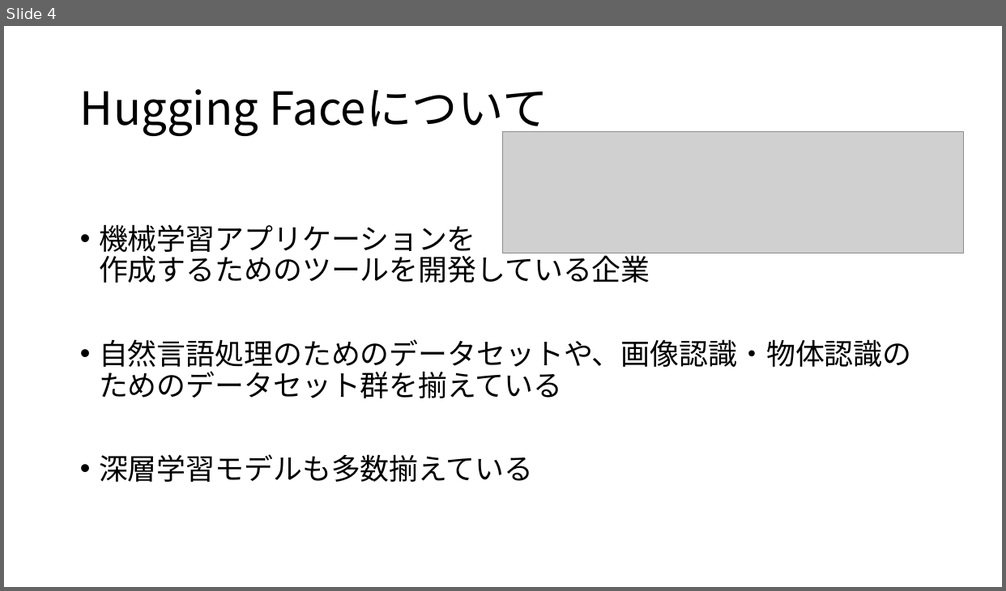
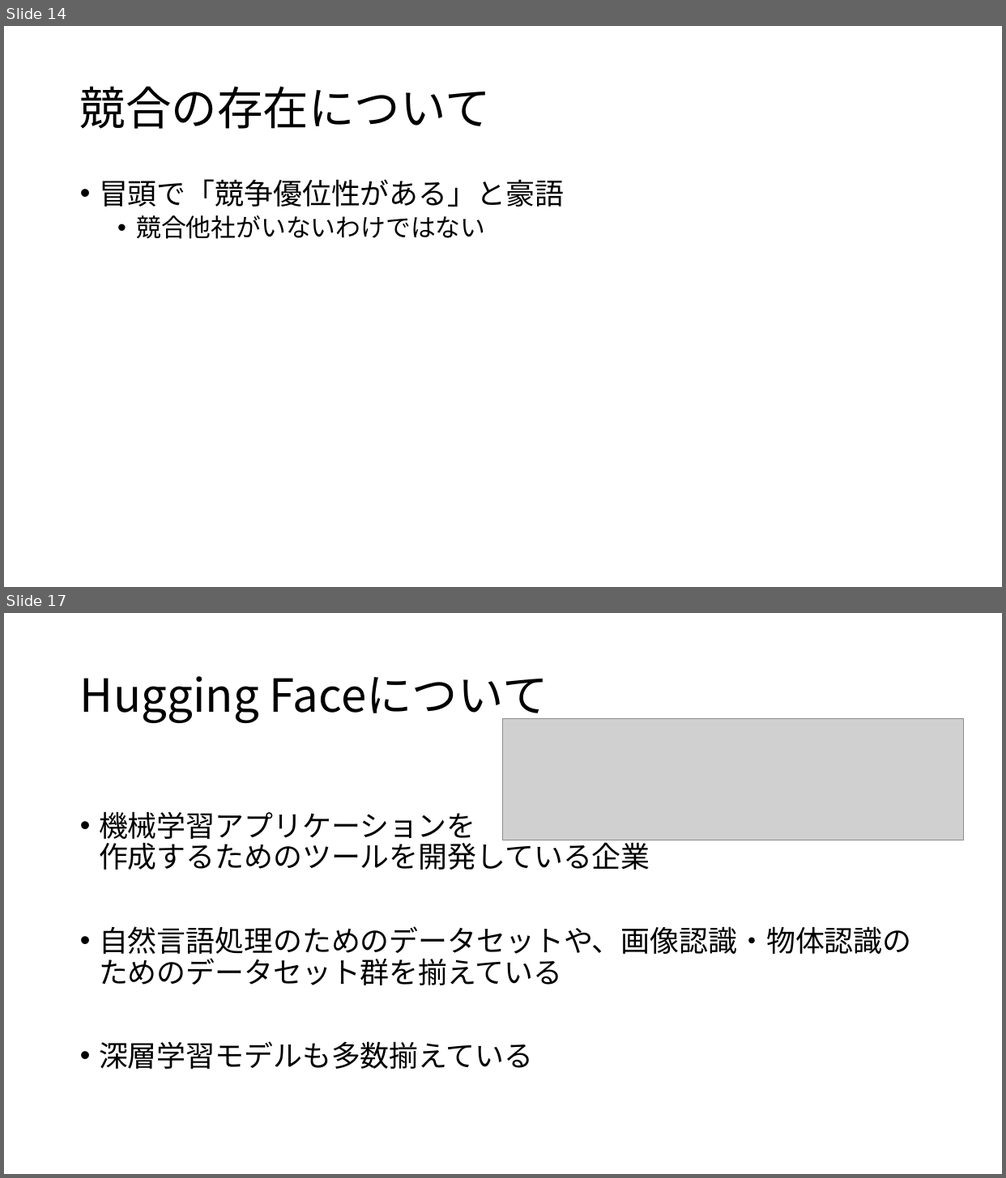
Before and after one commit to leggings8942/my_topic_model, a slide deck: 説明用資料.pptx. Shown one above the other, each under a label of ours: slide 4 before the commit, slides 14 and 17 after it; the slides between them are not shown. The pictures are 1006x591 and 1006x1178 pixels, drawn with LibreOffice and Linux fonts; fonts in the diff are those of the drawing; grey boxes stand for pictures. Boxes give left, top, right and bottom in pixels: in the first picture for what was removed or moved away, otherwise in the second. Text is boxed around its words. In the diff, an @@ line names an element or a change of style, - is before the commit and + after.

```diff
--- a/説明用資料.pptx
+++ b/説明用資料.pptx
@@ slide 14 added at [4, 26, 1002, 587], background #FFFFFF @@
@@ title added at [80, 86, 491, 129], 44 pt, text #000000 @@
+競合の存在について
@@ text added at [99, 179, 564, 239], 28 pt, text #000000 @@
+• 冒頭で「競争優位性がある」と豪語
+  • 競合他社がいないわけではない
@@ what was slide 4 is now slide 17 @@
```
Also in this commit, not shown: 3 slides changed, 18 other slides added.
